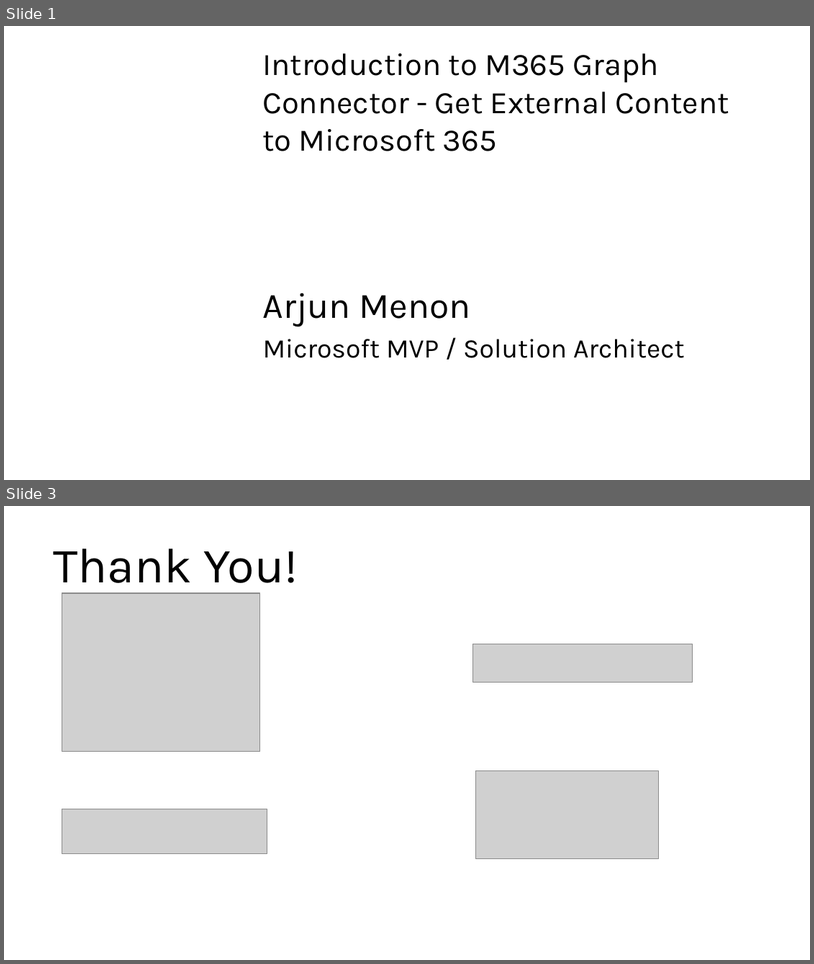
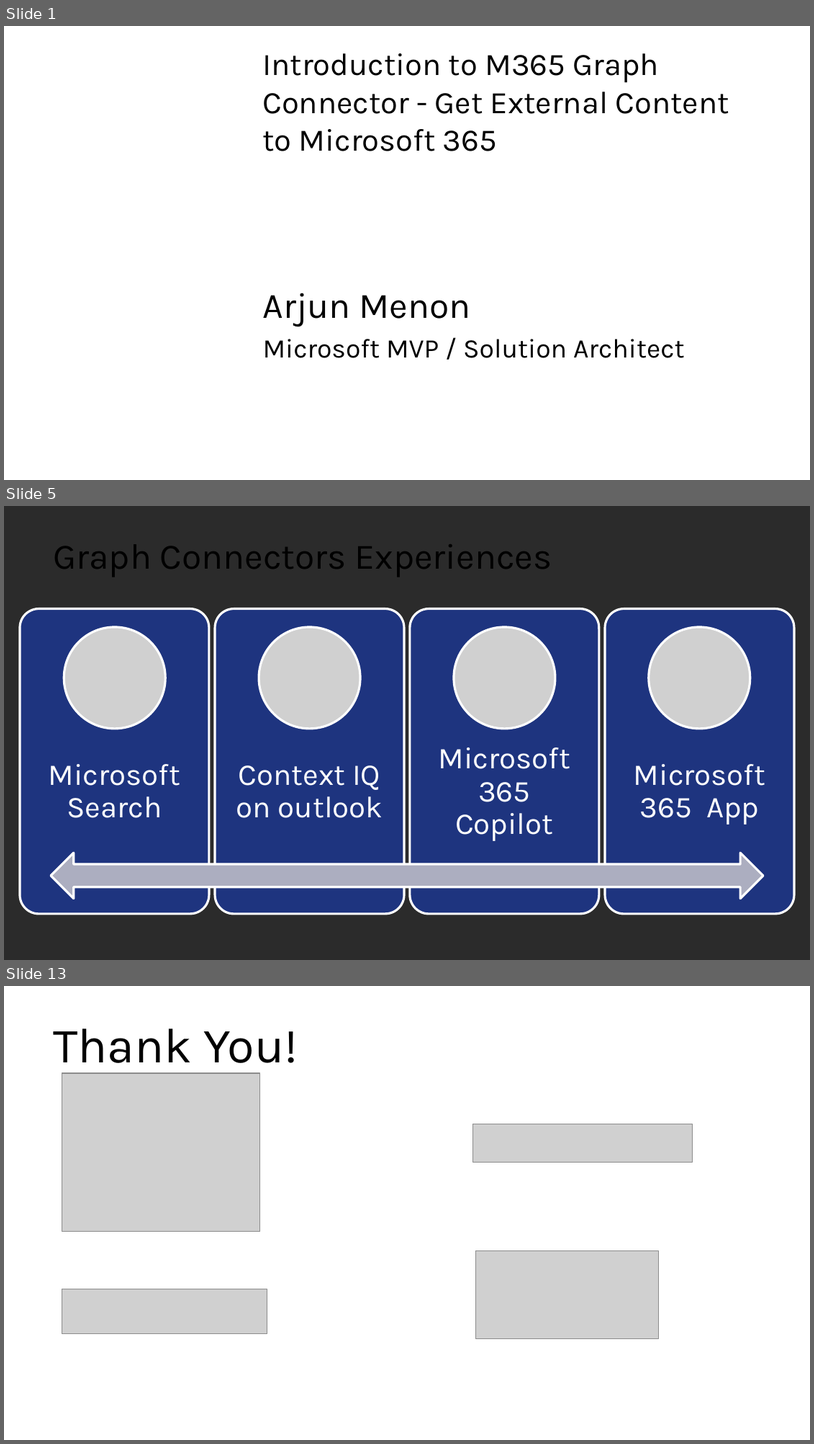
Before and after one commit to arjunumenon/expertsliveindia-2024, a slide deck: deck/ArjunMenon-IntroGraphConnector.pptx. Shown one above the other, each under a label of ours: slides 1 and 3 before the commit, slides 1, 5 and 13 after it; the slides between them are not shown. The pictures are 814x964 and 814x1444 pixels, drawn with LibreOffice and Linux fonts; fonts in the diff are those of the drawing; grey boxes stand for pictures; background and template pictures are left out; a plain dark background stands for a picture behind light text. Boxes give left, top, right and bottom in pixels: in the first picture for what was removed or moved away, otherwise in the second. Text is boxed around its words. In the diff, an @@ line names an element or a change of style, - is before the commit and + after.

```diff
--- a/deck/ArjunMenon-IntroGraphConnector.pptx
+++ b/deck/ArjunMenon-IntroGraphConnector.pptx
@@ slide 5 added at (4,506,810,960), background picture (left out) @@
@@ title added at (53,544,553,577), 32 pt, text #000000 @@
+Graph Connectors Experiences
@@ group added at (20,608,795,914): 4 rounded rectangles, 4 texts, 4 pictures, 1 left right arrow @@
+Microsoft Search
+Context IQ on outlook
+Microsoft 365 Copilot
+Microsoft 365 App
@@ what was slide 3 is now slide 13 @@
```
Also in this commit, not shown: 1 slide changed, 9 other slides added, 5 other files.
